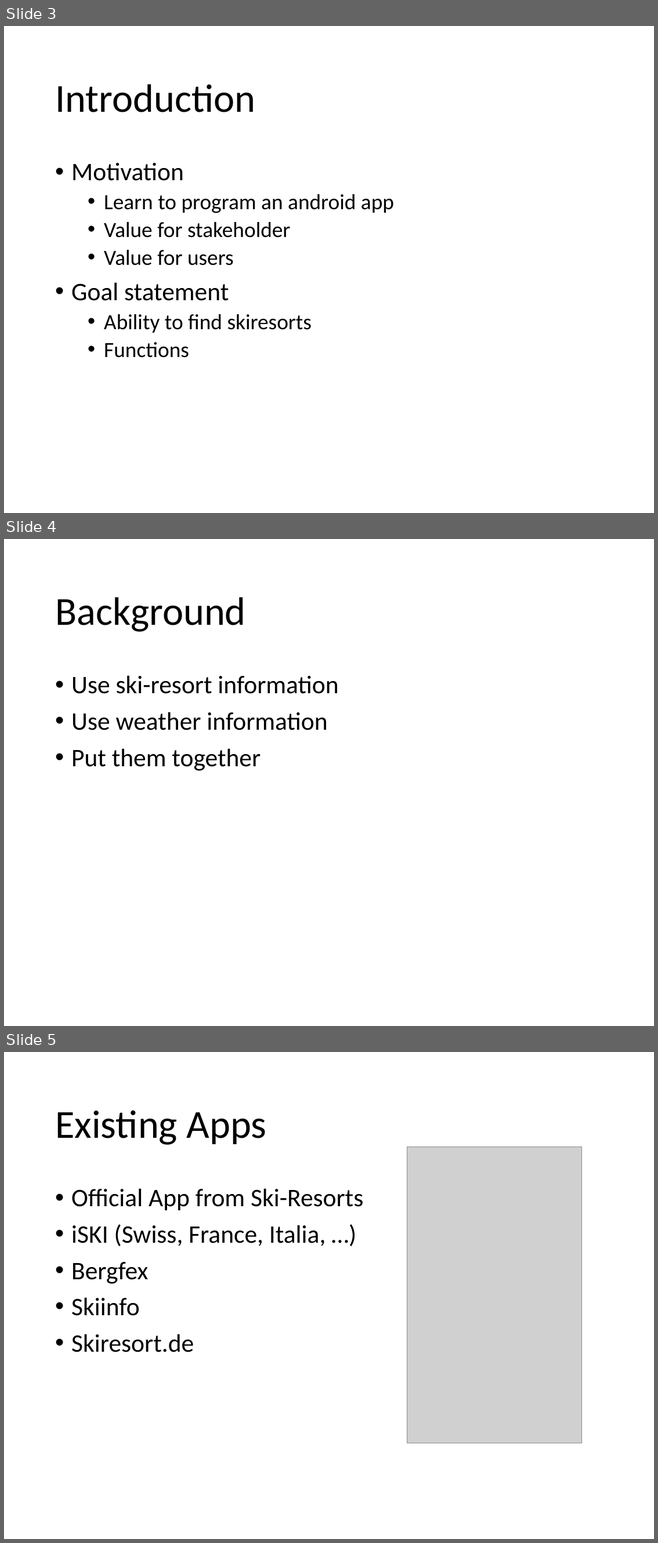
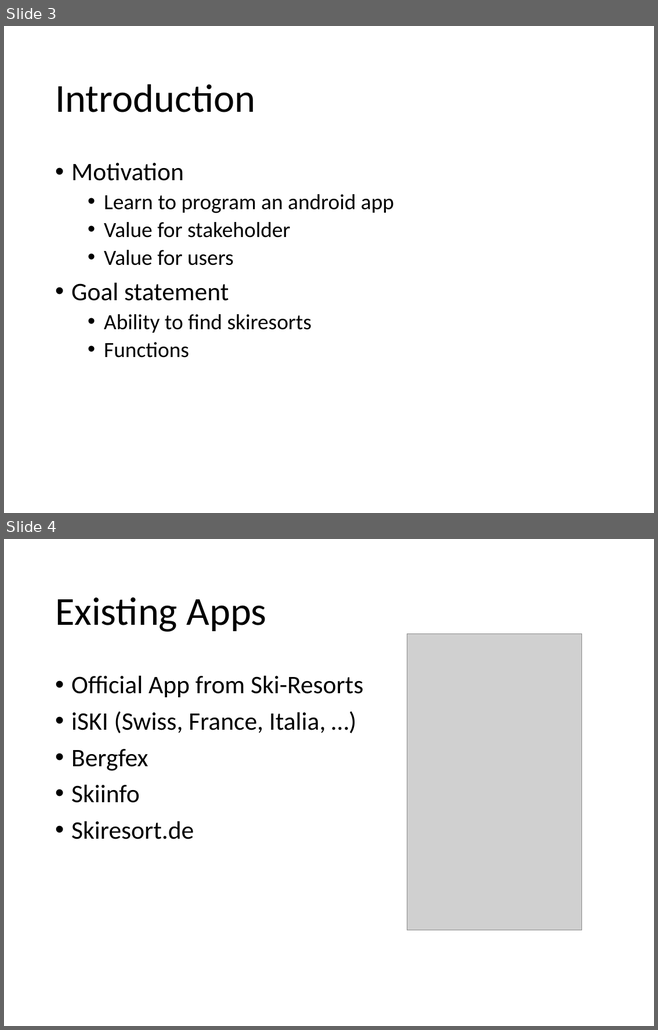
Before and after one commit to MSE-MobOP/Ski-Compass, a slide deck: Documents/Presentation/Presentation.pptx. Shown one above the other, each under a label of ours: slides 3, 4 and 5 before the commit, slides 3 and 4 after it. The pictures are 658x1543 and 658x1030 pixels, drawn with LibreOffice and Linux fonts; fonts in the diff are those of the drawing; grey boxes stand for pictures. Boxes give left, top, right and bottom in pixels: in the first picture for what was removed or moved away, otherwise in the second. Text is boxed around its words. In the diff, an @@ line names an element or a change of style, - is before the commit and + after.

```diff
--- a/Documents/Presentation/Presentation.pptx
+++ b/Documents/Presentation/Presentation.pptx
@@ slide 4 removed at box(4, 539, 654, 1026), background #FFFFFF @@
@@ title removed at box(55, 597, 246, 632) @@
-Background
@@ text removed at box(71, 675, 338, 771) @@
-• Use ski-resort information
-• Use weather information
-• Put them together
@@ what was slide 5 is now slide 4 @@
```
Also in this commit, not shown: 3 slides changed, 1 other slide removed.
